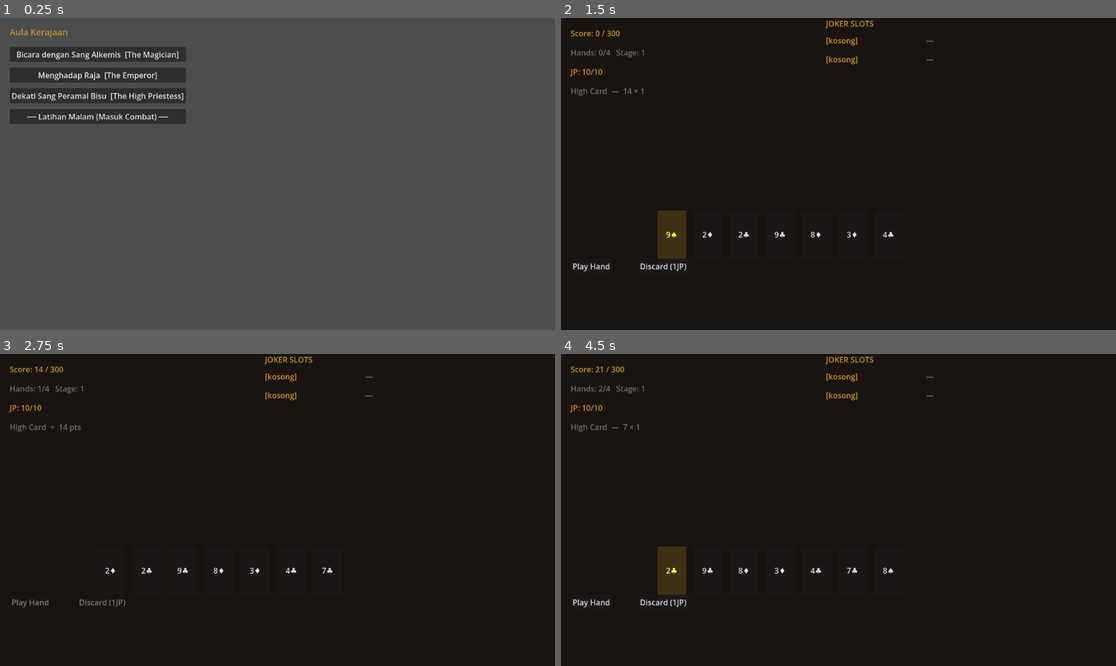
Above: before the commit, frames 1-4 (two rows, left to right).
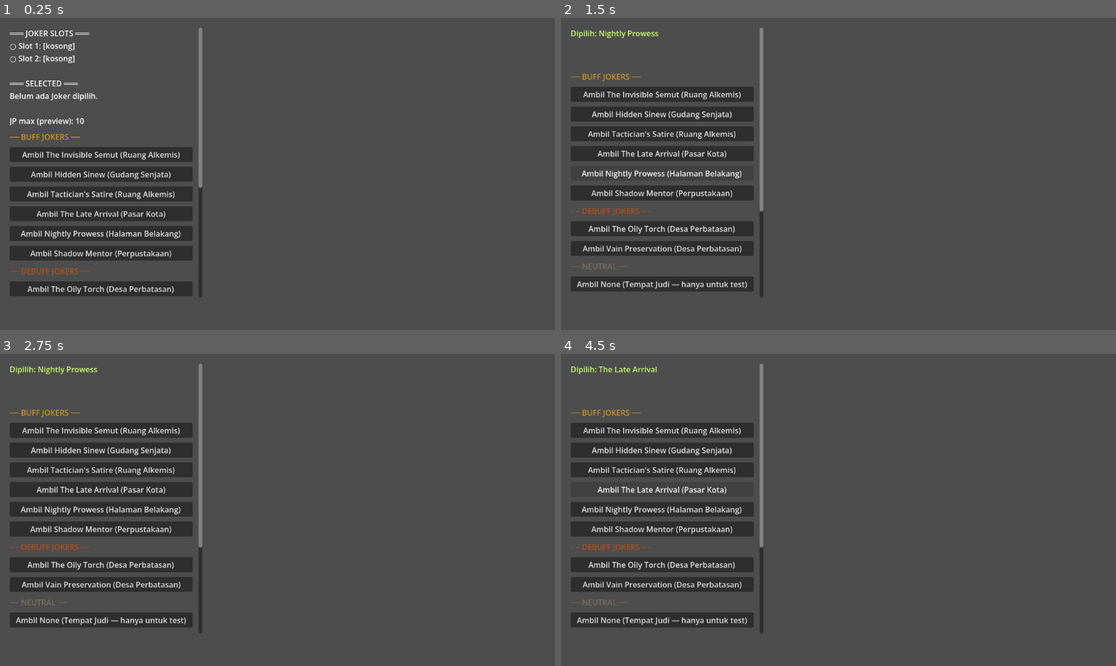
Above: after the commit, the same moments.

Repository: Jofadlan/the-jester-zero-hour
Game: Godot game, scene res://scenes/WorldTest.tscn
Two runs of this game, one before a commit and one after it. Both use one fixed random seed, a clock stepped at 60 frames per second and the inputs below. Before the commit the project starts from res://scenes/RoyalHall.tscn.
Inputs (mouse positions are in pixels of both pictures, inside the frame that each line leads up to):
- Up to frame 1 (0.25 s): no input
- Up to frame 2 (1.5 s): click (660, 117) at 0.5 s, where only the run before the commit has a clickable "── Latihan Malam (Masuk Comba…"; click (672, 233) at 1.25 s, where only the run before the commit has a clickable "9♠"
- Up to frame 3 (2.75 s): click (27, 603) at 2 s, where only the run before the commit has a clickable "Play Hand"
- Up to frame 4 (4.5 s): click (672, 569) at 2.75 s, where only the run before the commit has a clickable "2♦"; click (588, 603) at 3.5 s, where only the run before the commit has a clickable "Play Hand"; click (672, 569) at 4.25 s, where only the run before the commit has a clickable "2♣"

The runs differ from the first frame. In frame 1, 17% of the frame differs, in the area x 1-37%, y 3-90%; in frame 2, 99%; in frame 3, 99%; in frame 4, 99%, in the area x 0-100%, y 0-100%.

Commit message:
feat(boss): add The Lovers boss — 2 stages, 2 narrative phases, corruption-asymmetric choices

Diff:
--- a/project.godot
+++ b/project.godot
@@ -11,7 +11,7 @@
 [application]
 
 config/name="the-jester-zero-hour"
-run/main_scene="res://scenes/RoyalHall.tscn"
+run/main_scene="uid://bqwxr0gijw3rs"
 config/features=PackedStringArray("4.6", "Forward Plus")
 config/icon="uid://cnrhoahydt3pi"
 
--- a/scenes/CombatScene.gd
+++ b/scenes/CombatScene.gd
@@ -77,11 +77,7 @@
 
 	# Setup combat berdasarkan mode
 	if GameManager.combat_mode == "boss":
-		var boss = BossData.new("THE LOVERS", [
-			BossData.StageData.new(300),
-			BossData.StageData.new(500, "discard_random_2")
-		])
-		setup_boss_combat(boss)
+		setup_boss_combat(BossLovers.create())
 	else:
 		setup_normal_combat()
 		jp_manager.reset_for_duel(GameManager.get_joker_count())
@@ -337,31 +333,8 @@
 		_deal_hand()
 
 func _on_stop_pressed():
-	if is_boss_fight:
-		# Kalah boss atau selesai → balik ke world
-		GameManager.combat_mode = "normal"
-	else:
-		if btn_stop.text == "Coba Lagi":
-			stage = 1
-			target_score = 300
-			current_score = 0
-			hands_played = 0
-			nightly_prowess_active = false
-			oily_torch_pending = false
-			jp_manager.reset_for_duel(GameManager.get_joker_count())
-			deck_manager.shuffle_deck()
-			overlay.visible = false
-			btn_discard.disabled = false
-			btn_joker1.disabled = false
-			btn_joker2.disabled = false
-			_update_ui()
-			_update_joker_display()
-			_deal_hand()
-		else:
-			overlay.visible = false
-			hand_type_label.text = "Kamu berhenti di Stage " + str(stage) + \
-				" dengan score " + str(current_score)
-	get_tree().change_scene_to_file("res://scenes/WorldTest.tscn")
+	GameManager.combat_mode = "normal"
+	get_tree().change_scene_to_file("res://scenes/RoyalHall.tscn")
 
 func _update_joker_display():
 	for i in 2:
@@ -444,16 +417,7 @@
 	boss_data = boss
 	current_boss_stage = 0
 	_apply_boss_stage(0)
-	# Setup narrative phase untuk boss ini
-	narrative_phases = [
-		NarrativePhase.new(1, 2,
-			"Di tengah duel, musuhmu berhenti sejenak.\n\"Kau bisa menyerah sekarang. Tidak ada yang perlu terluka lebih jauh.\"\n\nApa yang kamu lakukan?",
-			[
-				NarrativePhase.Choice.new("\"Aku tidak akan menyerah.\" — Lanjutkan pertarungan.", -5),
-				NarrativePhase.Choice.new("Ragu sejenak. Mungkin ia benar... — Tapi tetap lanjut.", 10)
-			]
-		)
-	]
+	narrative_phases = BossLovers.create_narrative_phases()
 
 func _apply_boss_stage(stage_index: int):
 	var stage = boss_data.stages[stage_index]
--- a/scenes/RoyalHall.gd
+++ b/scenes/RoyalHall.gd
@@ -145,3 +145,7 @@
 			btn_magician.modulate  = Color(0.70, 0.60, 0.60)
 			btn_emperor.modulate   = Color(0.70, 0.60, 0.60)
 			btn_priestess.modulate = Color(0.55, 0.50, 0.50)
+
+func _on_go_boss():
+	GameManager.combat_mode = "boss"
+	get_tree().change_scene_to_file("res://scenes/CombatScene.tscn")
--- /dev/null
+++ b/scripts/BossLovers.gd
@@ -0,0 +1,53 @@
+class_name BossLovers
+extends RefCounted
+
+## The Lovers (VI) — Boss Act 2
+## Filosofi: Pilihan moral, dualitas Jester-Knight
+## Dua stage. Narrative phase di tengah stage 1 dan stage 2.
+
+static func create() -> BossData:
+	return BossData.new("THE LOVERS", [
+		BossData.StageData.new(300),
+		BossData.StageData.new(520, "discard_random_2"),
+	])
+
+static func create_narrative_phases() -> Array:
+	return [
+		# Stage 1 — setelah 2 hands
+		NarrativePhase.new(0, 2,
+			"Di tengah duel, bayangan itu berhenti.\n\n" +
+			"\"Kau ingat bagaimana rasanya tidak penting?\"\n" +
+			"\"Tidak ada yang melihatmu. Tidak ada yang peduli apakah kau hidup atau mati.\"\n\n" +
+			"\"Itu adalah kebebasan. Mengapa kau melepaskannya?\"",
+			[
+				NarrativePhase.Choice.new(
+					"\"Karena kebebasan itu bukan milikku — itu ketidakberdayaan.\"",
+					-5   # corruption turun — Jester tetap lucid
+				),
+				NarrativePhase.Choice.new(
+					"Diam. Mungkin ia benar. Mungkin ini semua sia-sia.",
+					12   # corruption naik — mulai goyah
+				),
+			]
+		),
+
+		# Stage 2 — setelah 1 hand
+		NarrativePhase.new(1, 1,
+			"Stage kedua. Bayangan itu kini berbentuk lebih jelas —\n" +
+			"separuh wajahnya adalah wajah pelawak, separuh lagi ksatria.\n\n" +
+			"\"Kau tidak bisa menjadi keduanya selamanya.\"\n" +
+			"\"Pilih. Jester yang tertawa saat dunia terbakar.\"\n" +
+			"\"Atau Knight yang tangan darahnya menyelamatkan satu nyawa\n" +
+			"dan menghancurkan seratus lainnya.\"",
+			[
+				NarrativePhase.Choice.new(
+					"\"Aku tidak memilih. Aku adalah keduanya — dan itu cukup.\"",
+					-8
+				),
+				NarrativePhase.Choice.new(
+					"\"Mungkin... aku memang harus memilih satu.\" — Tapi kau tidak tahu mana.",
+					15
+				),
+			]
+		),
+	]
Not shown: 1 places in scenes/RoyalHall.tscn that only renumber resources
Not shown, added: scripts/BossLovers.gd.uid
